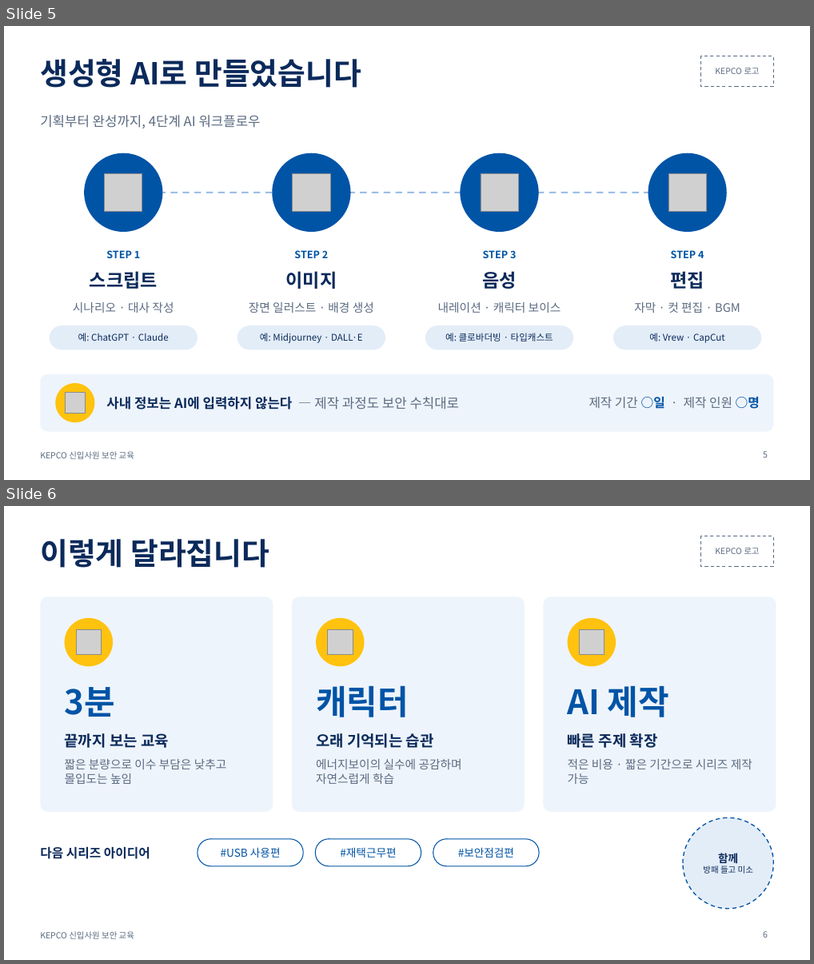
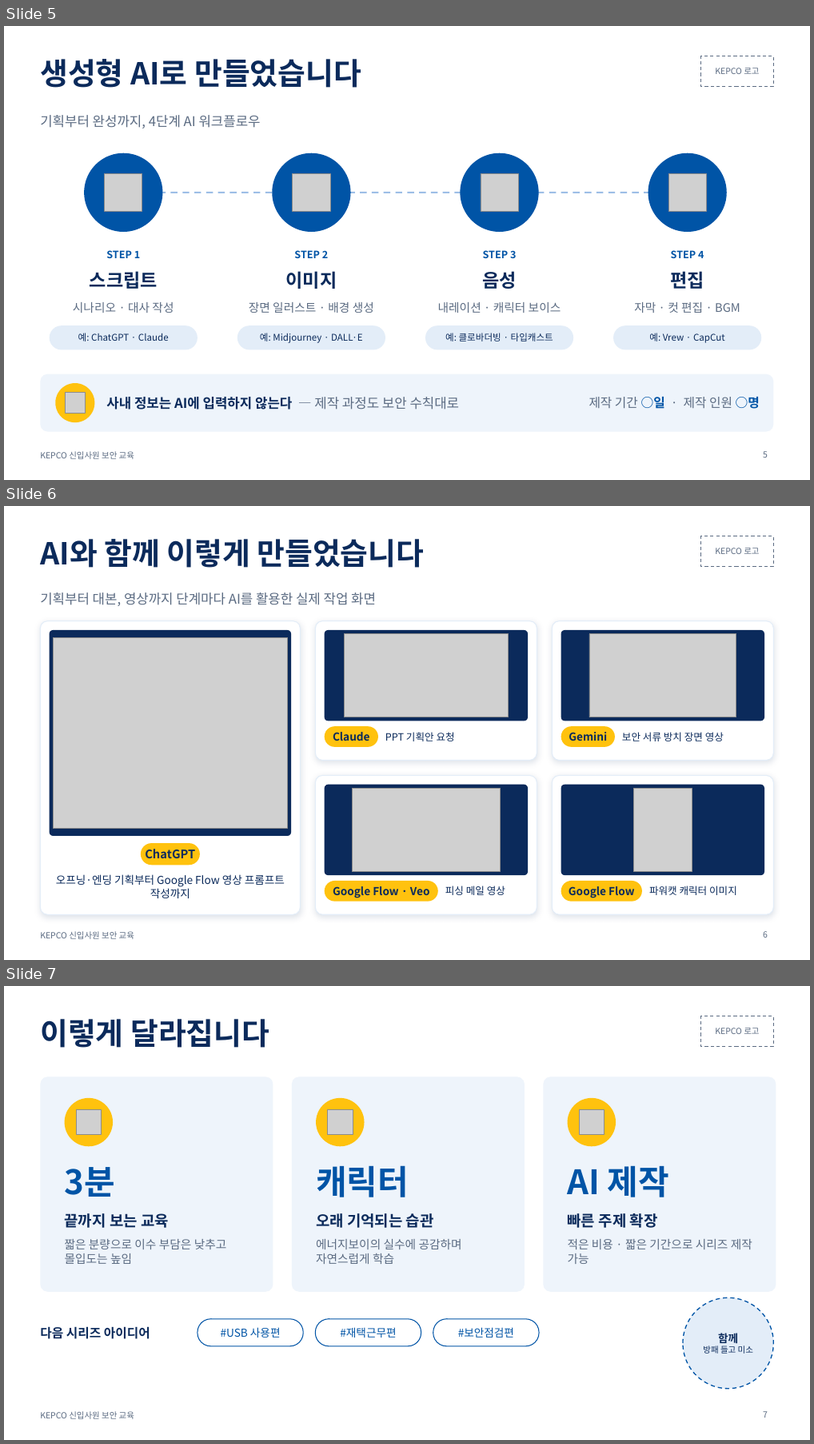
Before and after one commit to kevinmj12/Claude, a slide deck: KEPCO_보안교육_발표.pptx. Shown one above the other, each under a label of ours: slides 5 and 6 before the commit, slides 5, 6 and 7 after it. The pictures are 814x964 and 814x1444 pixels, drawn with LibreOffice and Linux fonts; fonts in the diff are those of the drawing; grey boxes stand for pictures. Boxes give left, top, right and bottom in pixels: in the first picture for what was removed or moved away, otherwise in the second. Text is boxed around its words. In the diff, an @@ line names an element or a change of style, - is before the commit and + after.

```diff
--- a/KEPCO_보안교육_발표.pptx
+++ b/KEPCO_보안교육_발표.pptx
@@ slide 6 added at bbox=[4, 506, 810, 960], background #FFFFFF; not listed: 3 template elements that a slide beside it also shows @@
@@ title added at bbox=[40, 539, 424, 568], 36 pt, text #0B2A5B, bold @@
+AI와 함께 이렇게 만들었습니다
@@ text added at bbox=[40, 592, 376, 606], 16 pt, text #5B6B82 @@
+기획부터 대본, 영상까지 단계마다 AI를 활용한 실제 작업 화면
@@ rounded rectangle added at bbox=[40, 621, 301, 914], fill #FFFFFF, outline #E3EDF8 1 pt @@
@@ rounded rectangle added at bbox=[315, 621, 538, 760], fill #FFFFFF, outline #E3EDF8 1 pt @@
@@ rounded rectangle added at bbox=[552, 621, 774, 760], fill #FFFFFF, outline #E3EDF8 1 pt @@
@@ rounded rectangle added at bbox=[50, 630, 291, 836], fill #0B2A5B @@
@@ picture added at bbox=[53, 638, 288, 828] @@
@@ rounded rectangle added at bbox=[325, 630, 529, 720], fill #0B2A5B @@
@@ picture added at bbox=[345, 634, 509, 717] @@
@@ rounded rectangle added at bbox=[561, 630, 765, 720], fill #0B2A5B @@
@@ picture added at bbox=[590, 634, 737, 717] @@
@@ rounded rectangle added at bbox=[325, 726, 378, 747], fill #FFC20E @@
@@ text added at bbox=[333, 732, 370, 740], 13 pt, text #0B2A5B, bold @@
+Claude
@@ text added at bbox=[386, 732, 455, 741], 12 pt, text #0B2A5B @@
+PPT 기획안 요청
@@ rounded rectangle added at bbox=[561, 726, 615, 747], fill #FFC20E @@
@@ text added at bbox=[569, 732, 607, 740], 13 pt, text #0B2A5B, bold @@
+Gemini
@@ text added at bbox=[622, 732, 724, 741], 12 pt, text #0B2A5B @@
+보안 서류 방치 장면 영상
@@ rounded rectangle added at bbox=[315, 776, 538, 914], fill #FFFFFF, outline #E3EDF8 1 pt @@
@@ rounded rectangle added at bbox=[325, 784, 529, 875], fill #0B2A5B @@
@@ picture added at bbox=[353, 788, 501, 872] @@
@@ rounded rectangle added at bbox=[552, 776, 774, 914], fill #FFFFFF, outline #E3EDF8 1 pt @@
@@ rounded rectangle added at bbox=[561, 784, 765, 875], fill #0B2A5B @@
@@ picture added at bbox=[634, 788, 693, 872] @@
@@ rounded rectangle added at bbox=[141, 843, 200, 864], fill #FFC20E @@
@@ text added at bbox=[145, 848, 195, 858], 14 pt, text #0B2A5B, bold @@
+ChatGPT
@@ text added at bbox=[56, 874, 285, 898], 13 pt, text #0B2A5B @@
+오프닝·엔딩 기획부터 Google Flow 영상 프롬프트 작성까지
@@ rounded rectangle added at bbox=[325, 880, 438, 901], fill #FFC20E @@
@@ text added at bbox=[333, 886, 430, 898], 13 pt, text #0B2A5B, bold @@
+Google Flow · Veo
@@ text added at bbox=[446, 885, 506, 895], 12 pt, text #0B2A5B @@
+피싱 메일 영상
@@ rounded rectangle added at bbox=[561, 880, 642, 901], fill #FFC20E @@
@@ text added at bbox=[569, 886, 634, 898], 13 pt, text #0B2A5B, bold @@
+Google Flow
@@ text added at bbox=[650, 885, 738, 895], 12 pt, text #0B2A5B @@
+파워캣 캐릭터 이미지
@@ page number added at bbox=[763, 931, 768, 937], 10 pt, text #5B6B82 @@
+6
@@ what was slide 6 is now slide 7 @@
@@ page number at bbox=[763, 1411, 768, 1417]: text changed @@
-6
+7
```
Also in this commit, not shown: 1 other file.
